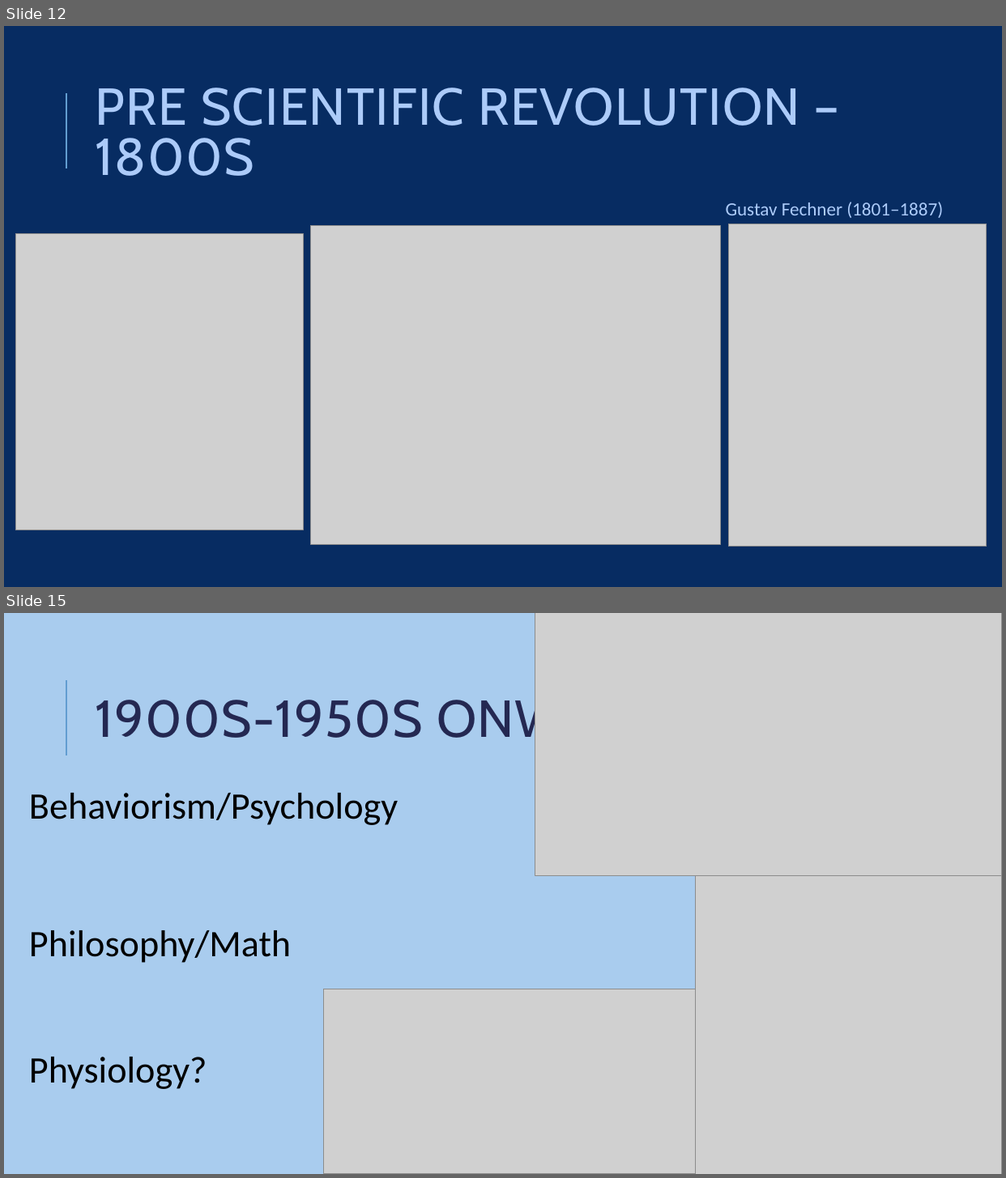
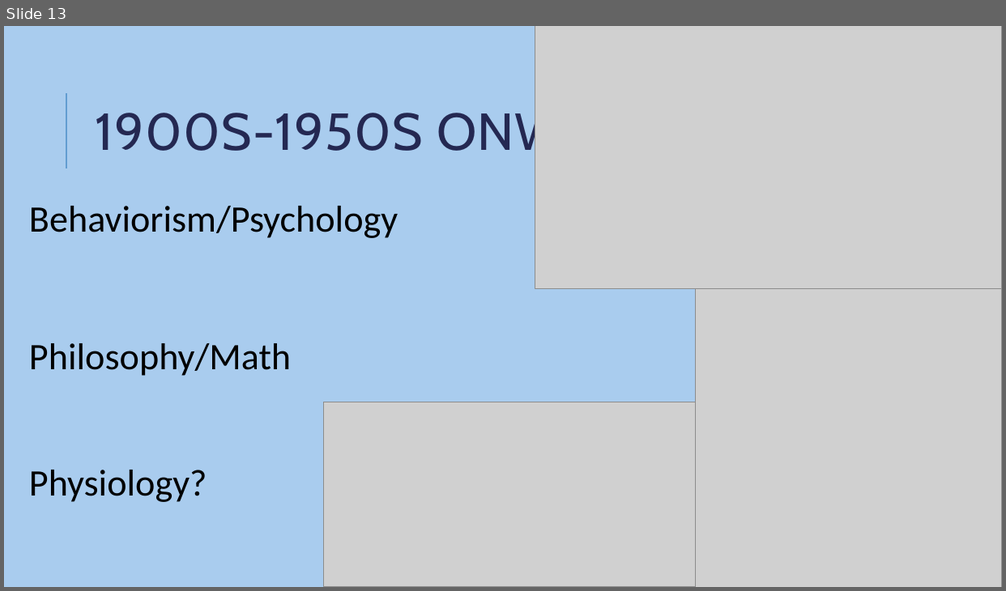
Before and after one commit to aimforbigfoot/biol5081, a slide deck: animalsClass/Deep History Of the field of Perception.pptx. Shown one above the other, each under a label of ours: slides 12 and 15 before the commit, slide 13 after it; the slides between them are not shown. The pictures are 1006x1178 and 1006x591 pixels, drawn with LibreOffice and Linux fonts; fonts in the diff are those of the drawing; grey boxes stand for pictures. Boxes give left, top, right and bottom in pixels: in the first picture for what was removed or moved away, otherwise in the second. Text is boxed around its words. In the diff, an @@ line names an element or a change of style, - is before the commit and + after.

```diff
--- a/animalsClass/Deep History Of the field of Perception.pptx
+++ b/animalsClass/Deep History Of the field of Perception.pptx
@@ slide 12 removed at [4, 26, 1002, 587], background #072C62; not listed: 1 template element that a slide beside it also shows @@
@@ title removed at [96, 88, 800, 176] @@
-PRE SCIENTIFIC REVOLUTION – 1800S
@@ text removed at [726, 202, 943, 218] @@
-Gustav Fechner (1801–1887)
@@ picture removed at [15, 233, 303, 530] @@
@@ picture removed at [311, 226, 721, 545] @@
@@ picture removed at [729, 224, 987, 546] @@
@@ what was slide 15 is now slide 13 @@
```
Also in this commit, not shown: 5 slides changed, 1 slide added, 2 other slides removed.
